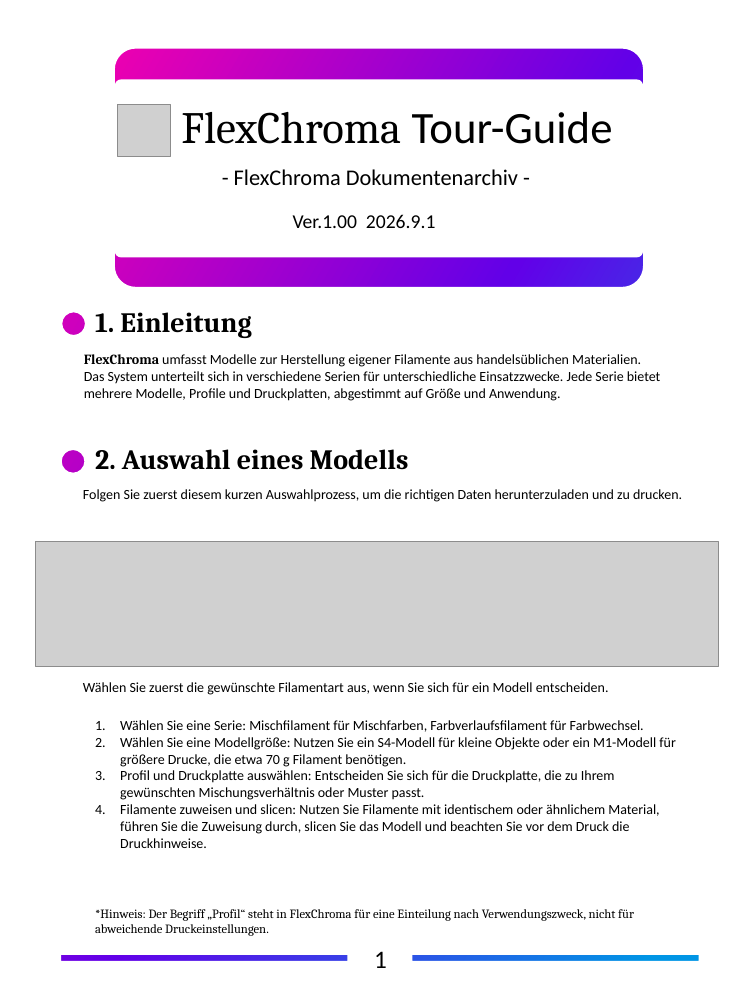
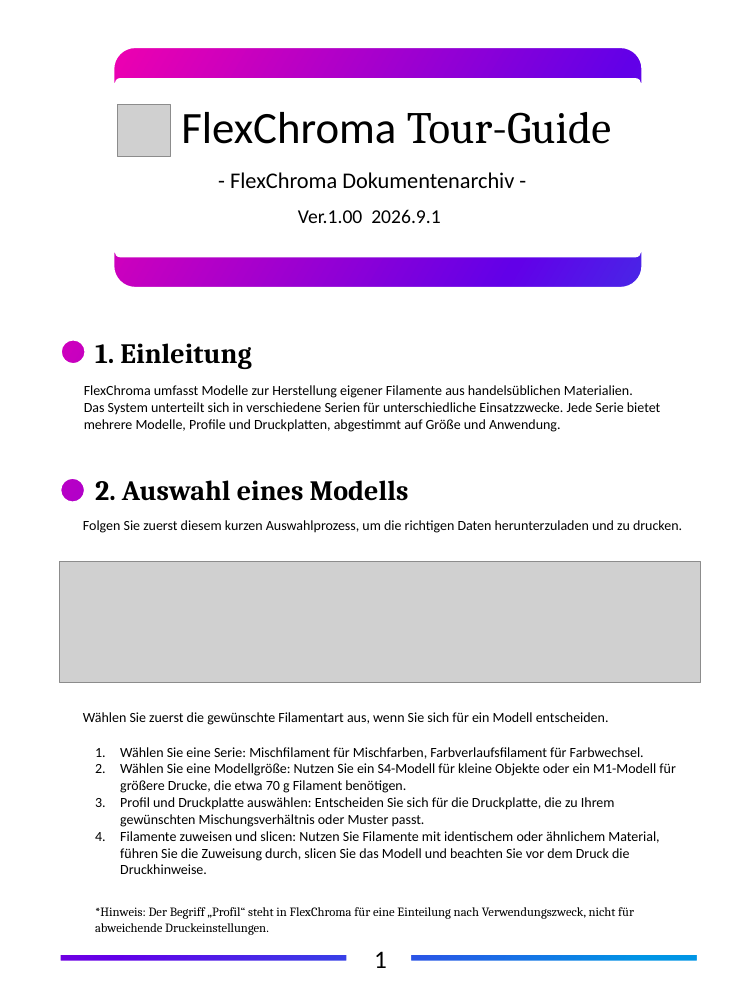
Before and after one commit to FlexChromaHQ/FlexChroma, a slide deck: slide 6 of Documents/Original/FlexChroma_Tour_Guide_DE.pptx. Drawn at 756x1008 pixels with LibreOffice and Linux fonts; fonts in the diff are those of the drawing; grey boxes stand for pictures. Boxes give left, top, right and bottom in pixels: in the first picture for what was removed or moved away, otherwise in the second. Text is boxed around its words. In the diff, an @@ line names an element or a change of style, - is before the commit and + after.

Commit message:
update DE tour guide

```diff
--- a/Documents/Original/FlexChroma_Tour_Guide_DE.pptx
+++ b/Documents/Original/FlexChroma_Tour_Guide_DE.pptx
@@ freeform shape at <box>0,0,756,1008</box>: outline redrawn @@
@@ rectangle: place and size @@
-rectangle at <box>0,0,756,1008</box>
+rectangle at <box>4,5,753,1003</box>
@@ text "FlexChroma Tour-Guide" at <box>181,112,611,144</box>: font Cambria to Calibri in "FlexChroma"; font Calibri to Cambria in "Tour-Guide" @@
@@ text "- FlexChroma Dokumentenarchiv -": place and size @@
-text "- FlexChroma Dokumentenarchiv -" at <box>234,169,518,185</box>
+text "- FlexChroma Dokumentenarchiv -" at <box>230,172,514,188</box>
@@ text "Ver.1.00 2026.9.1": place and size @@
-text "Ver.1.00 2026.9.1" at <box>293,214,436,228</box>
+text "Ver.1.00 2026.9.1" at <box>298,209,441,223</box>
@@ text "FlexChroma umfasst Modelle zur Herstellung ...": place and size @@
-text "FlexChroma umfasst Modelle zur Herstellung ..." at <box>84,354,660,401</box>
+text "FlexChroma umfasst Modelle zur Herstellung ..." at <box>84,385,660,432</box>
@@ text at <box>84,385,633,398</box>: font Cambria to Calibri, bold off in "FlexChroma" @@
@@ 4 texts: place and size @@
-4 texts at <box>83,312,682,695</box>
+4 texts at <box>83,343,682,725</box>
@@ picture: place and size @@
-picture at <box>36,542,719,666</box>
+picture at <box>59,561,701,682</box>
@@ text "Wählen Sie eine Serie: Mischfilament ...": place and size @@
-text "Wählen Sie eine Serie: Mischfilament ..." at <box>120,720,675,848</box>
+text "Wählen Sie eine Serie: Mischfilament ..." at <box>120,747,675,874</box>
```
Also in this commit, not shown: 7 other slides changed, 3 other files.
